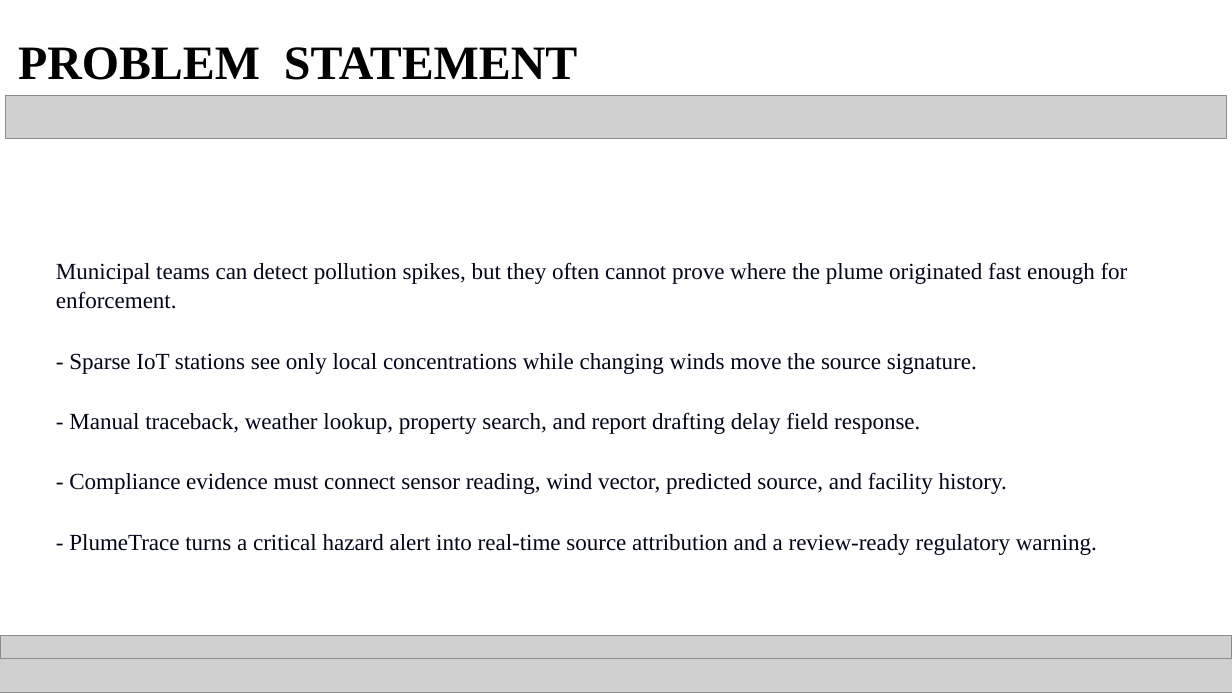
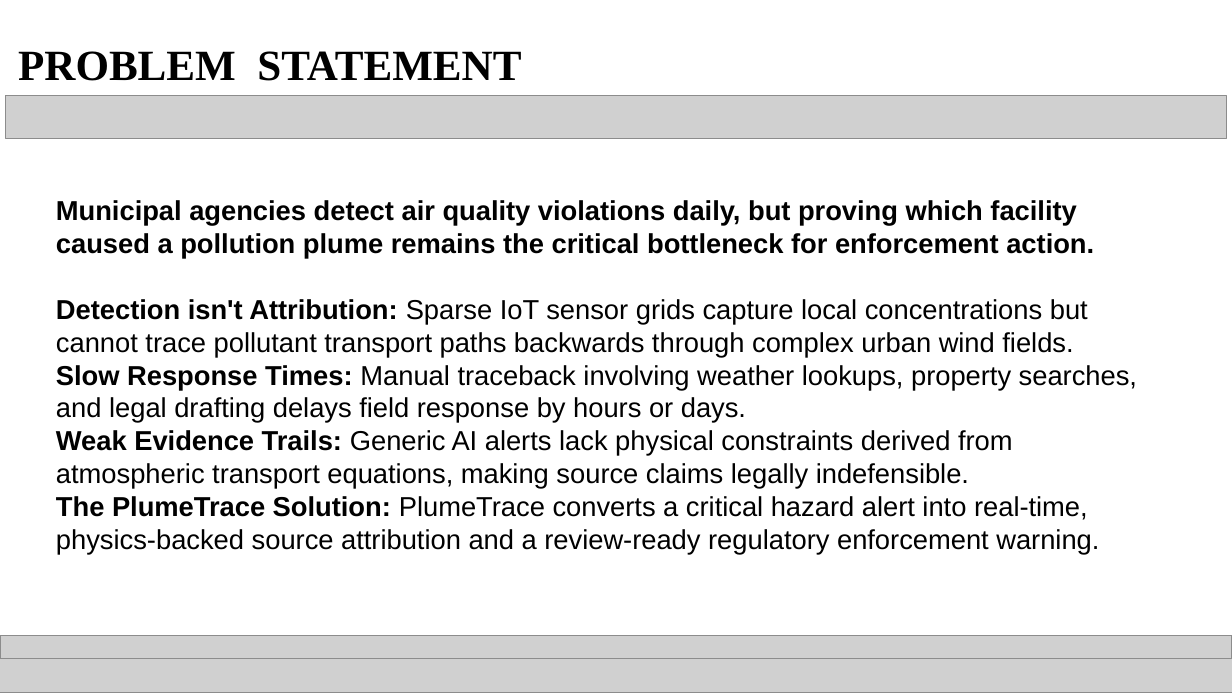
Before and after one commit to sudu787/Plumetrace, a slide deck: slide 2 of PlumeTrace_SmartAIthon_2026_Round1_Filled.pptx. Drawn at 1232x693 pixels with LibreOffice and Linux fonts; fonts in the diff are those of the drawing; grey boxes stand for pictures. Boxes give left, top, right and bottom in pixels: in the first picture for what was removed or moved away, otherwise in the second. Text is boxed around its words. In the diff, an @@ line names an element or a change of style, - is before the commit and + after.

Commit message:
Finalizing PlumeTrace project architecture, 4D PINN integration, and presentations

```diff
--- a/PlumeTrace_SmartAIthon_2026_Round1_Filled.pptx
+++ b/PlumeTrace_SmartAIthon_2026_Round1_Filled.pptx
@@ title "PROBLEM STATEMENT" at [18,51,521,81]: size 28 to 25.2 pt @@
@@ title at [56,200,1137,555]: text changed; size 13.5 to 16 pt; font Times New Roman to Arial; text colour #020618 to #000000 @@
-Municipal teams can detect pollution spikes, but they often cannot prove where the plume originated fast enough for enforcement.
-- Sparse IoT stations see only local concentrations while changing winds move the source signature.
-- Manual traceback, weather lookup, property search, and report drafting delay field response.
-- Compliance evidence must connect sensor reading, wind vector, predicted source, and facility history.
-- PlumeTrace turns a critical hazard alert into real-time source attribution and a review-ready regulatory warning.
+Municipal agencies detect air quality violations daily, but proving which facility caused a pollution plume remains the critical bottleneck for enforcement action.
+Detection isn't Attribution: Sparse IoT sensor grids capture local concentrations but cannot trace pollutant transport paths backwards through complex urban wind fields.
+Slow Response Times: Manual traceback involving weather lookups, property searches, and legal drafting delays field response by hours or days.
+Weak Evidence Trails: Generic AI alerts lack physical constraints derived from atmospheric transport equations, making source claims legally indefensible.
+The PlumeTrace Solution: PlumeTrace converts a critical hazard alert into real-time, physics-backed source attribution and a review-ready regulatory enforcement warning.
```
Also in this commit, not shown: 9 other slides changed, 1 slide added, 1 slide removed, 16 other files.
